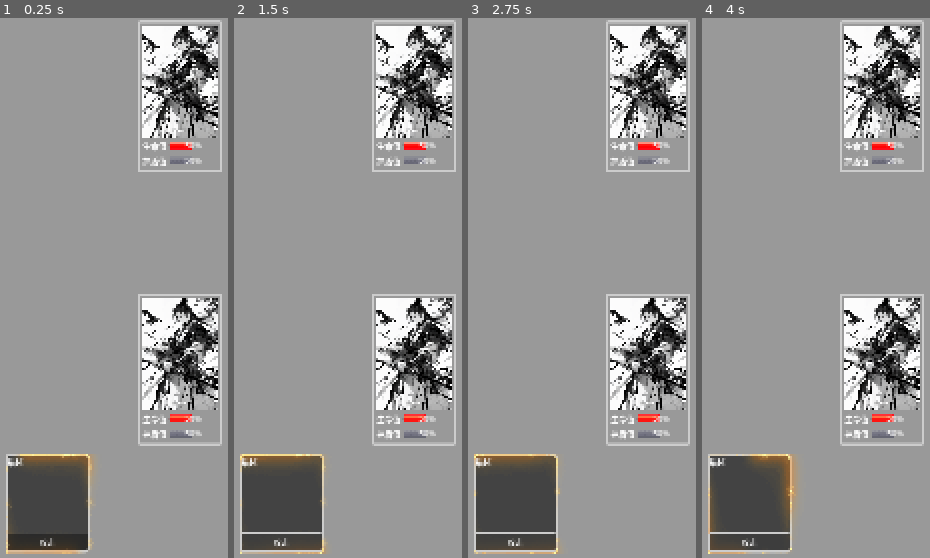
Above: before the commit, frames 1-4 (left to right).
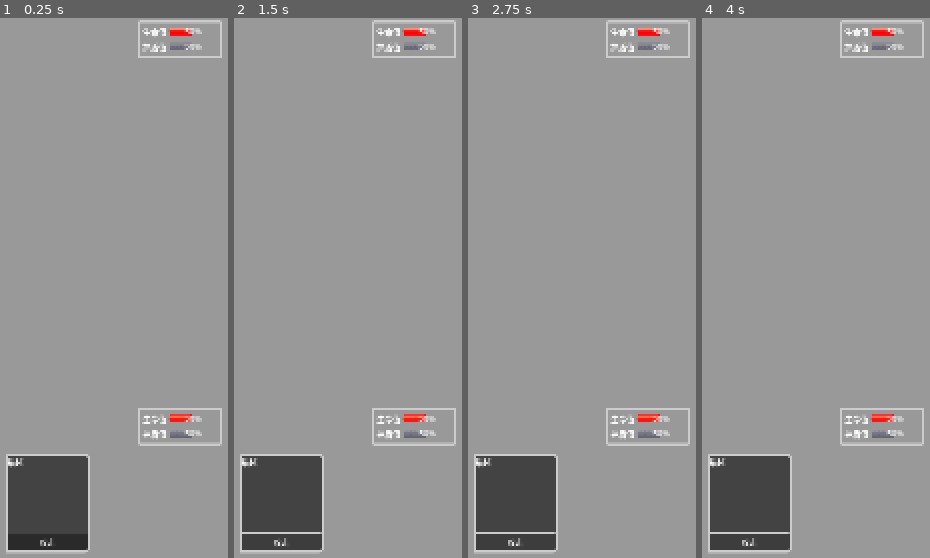
Above: after the commit, the same moments.

Repository: seven-it-work/xiu-xian
Game: Godot game, scene res://scenes/battle.tscn
Same seed, same stepped clock (60 frames per second), same inputs: the game is played once before the commit and once after it.
Inputs:
- Up to frame 1 (0.25 s): no input
- Up to frame 2 (1.5 s): click "攻击" at 0.5 s; click "攻击" at 1.25 s
- Up to frame 3 (2.75 s): click "攻击" at 2 s
- Up to frame 4 (4 s): no input

The runs differ from the first frame. In frame 1, 15% of the frame differs, in the area x 2-98%, y 1-100%; in frame 2, 15%; in frame 3, 15%; in frame 4, 15%.

Commit message:
完成战斗ui

Diff:
--- a/scenes/battle.tscn
+++ b/scenes/battle.tscn
@@ -165,6 +165,7 @@
 alignment = 1
 
 [node name="AnimatedSprite2D" type="AnimatedSprite2D" parent="VBoxContainer/SkillList/GridContainer/PanelContainer/VBoxContainer"]
+visible = false
 position = Vector2(80, 99.5)
 scale = Vector2(1.2046, 1.59336)
 sprite_frames = SubResource("SpriteFrames_bi5l8")
--- a/ui/fight/fight_people/fight_people.tscn
+++ b/ui/fight/fight_people/fight_people.tscn
@@ -30,6 +30,7 @@
 texture = ExtResource("4_jx4dm")
 
 [node name="PanelContainer" type="PanelContainer"]
+custom_minimum_size = Vector2(160, 0)
 theme_override_styles/panel = SubResource("StyleBoxFlat_jrh2p")
 script = ExtResource("1_6e67p")
 
@@ -37,6 +38,7 @@
 layout_mode = 2
 
 [node name="TextureRect" type="TextureRect" parent="VBoxContainer"]
+visible = false
 custom_minimum_size = Vector2(150, 0)
 layout_mode = 2
 texture = ExtResource("2_jrh2p")
